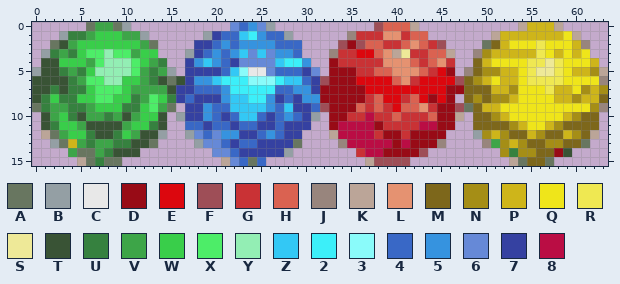
File history of a pixel-art sprite, Zuma/src/picture/bi.png. Above: the version before the commit.
The file is 64x16 pixels.
Palette (. is transparent): A #687660  B #949fa4  C #e8e8e8  D #980b16  E #dc070e  F #9e4e57  G #c93235  H #da6251  J #98857d  K #bba598  L #e59271  M #7d671b  N #a58e16  P #ceb51a  Q #efe51a  R #efe852  S #eee998  T #395335  U #36813f  V #3da548  W #39ce4a  X #4ded68  Y #93eeb4  Z #33c8f5  2 #3ceff9  3 #8afbfa  4 #3968c6  5 #3693df  6 #6689d7  7 #3541a1  8 #ba0d44
Pixels before, first column x 0:
 0 ......AVVAB...........6456B...........FHHHK...........KPPPK.....
 1 ...BUUVWWWVVB......B744Z2544B......JGGGLLGHH.......KPPPPPPPQK...
 2 ..ATVWWWWWWWVA....774545555444....FDFHHGGHLHGF....AMPQQQRQQQPJ..
 3 .BUVUWXXYXXVWW...B74545Z6Z6554...JGGEEHLKSGGHHK..JNPPPPPRQPQPQ..
 4 .TTWWWVXYYYXWVU..75Z5476666Z225..DGGGGGLLLHGHLG..MPQQQQRRSRQQQP.
 5 BTTUVUWYYYYXVUVB.77774Z3CC644476.DDDGGHHLLLHGED.JMNNPPQRSSRQPPNK
 6 TTTTUVXXYYWWVUTAT755Z2223332ZZ47FDDDEEEEHLGEEEEFMNPQPPQRRRRQQQQJ
 7 TTUTUUWXXXWVVVVT7744452222244557DDDDDEEEEEEEEEDDMMMPPNQQQRPPQNPN
 8 TUWUUWWXXWWUVXWU747775ZZ22574755DDDDDGHEEGHEDED.MNMNNPQQQQPPNPPM
 9 AUVVUUVWWWUUWXVA.77544ZZZZ54Z774FDDDHGHGEHHLGDDFAMPPQQQQQQQQQQNJ
10 .TVWUTVVUVTVWWT.B775474ZZ474547B.DDGG8GGHGGGHDDK.MMNPQQQQQQPNMM.
11 .TUWWVTTTTVWWUT..44744744774777..D8888DGGGG88DD..MMMMNPQQPNMMMM.
12 .KAVWWUTTUWVTTB..B646557745477...K8888GDDGDDDD...BNPNMMPNMMPNMK.
13 ..BAPVUVVUUTTA....B6647447777A....J88888D8DDDJ....JVNPNMMNNMMA..
14 ....VAAVUTTT........66477777B.......G88DDDDF........NUNNMMDT....
15 .....KAUAA...........K64A4...........KFFFF...........KAMMA......
New version:
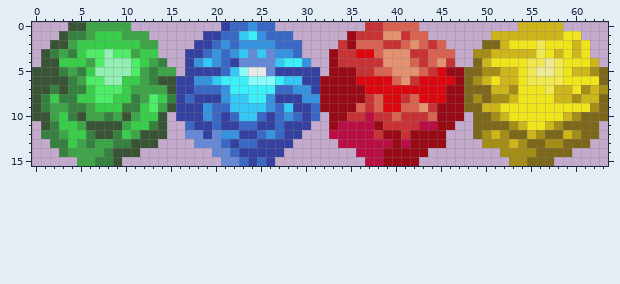
Edits made:
Changed rows in their new state; - is an unchanged pixel.
first column x 0:
 0 ----TTV--VV----------74--44----------GG---H-----------P---P-----
 1 ---T--------V------7--------4------D---------------P--------Q---
 2 --T----------V--------------------G-H--------H----M----------Q--
 3 -T---------------7---------------D------LL----H--N--------------
 5 T--------------V-----------777-7---------------DM--------------M
 6 ---------------T7-------------7-D--------------D---------------M
 8 ----------------------------7---------------E--D----------------
 9 T--------------T7---------------D------E-------DM--------------M
10 T---------------7--------------4---------------D---------------M
11 ------------------7--7------------------------------------------
12 -UU-----------T--6-7-------------8---------------M------------M-
13 --UUW--------T----6----------.----8----------D----NN---------M--
14 ---U-VV---------------------.-------8------D---------N----MM----
15 -----VV-UT-----------6--7-7----------88DDDD----------NN--M------
Boxes around the changes in both pictures, in picture pixels (x1, y1, x2, y2):
changed: (32, 22, 608, 166)
